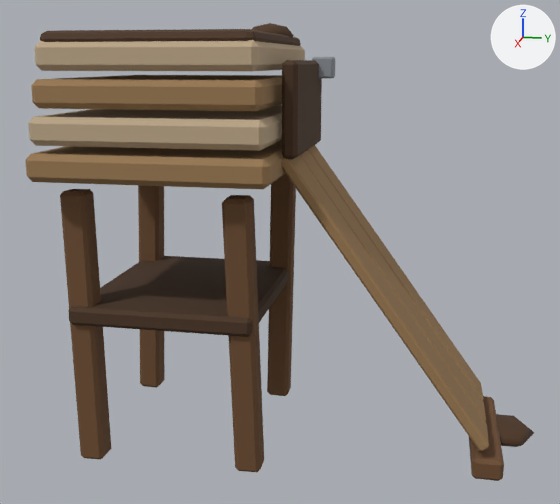
Renders of the FBX model client/CultOfComfort.Unity/Assets/Resources/Art/Models/slurry_chute.fbx from each side of a commit.
Rendered twice from a 50 mm camera at (2.113, 0.688, 1.078) aimed at (0.015, 0.269, 0.553). The lights are fixed; the arrows at upper right show +X, +Y and +Z. The older version comes first. Where no turn or scale is listed for an object, it has been applied to the vertices. Vertices at exactly the same position are counted once.

Names of what the first picture shows: 'Base', 'Gate'.
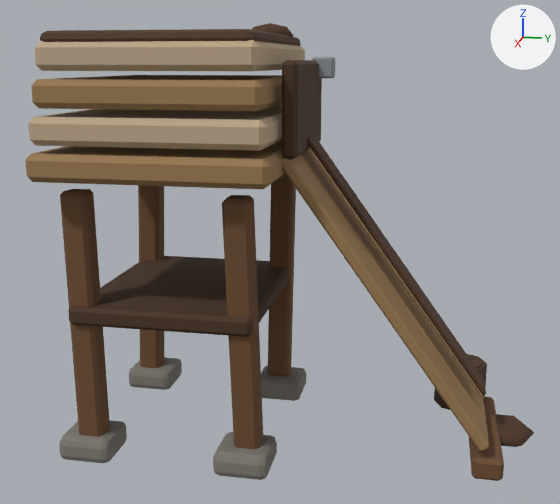
Patch to the scene script:
```diff
--- a/client/CultOfComfort.Unity/Assets/Resources/Art/Models/slurry_chute.fbx.py
+++ b/client/CultOfComfort.Unity/Assets/Resources/Art/Models/slurry_chute.fbx.py
@@ me_base @@
 # used by ob_base; location = (0.0, 0.0, 0.0)
-me_base.from_pydata(...)  # 396 vertices, 428 faces; spans x -0.36..0.36, y -0.31..1.004, z -0.001..1.185
+me_base.from_pydata(...)  # 676 vertices, 690 faces; spans x -0.38..0.36, y -0.31..1.004, z -0.001..1.185
+# me_base part 1: a new loose piece, an 8-sided cylinder along z spanning x -0.38..-0.22, y 0.72..0.88, z 0.0..0.14, in mat_palette (picture img_palette_png)
+# me_base part 2: a new loose piece, an 8-sided cylinder along z spanning x -0.368..-0.232, y 0.732..0.868, z 0.135..0.145, in mat_palette (picture img_palette_png)
+# me_base part 3: a new loose piece of 56 vertices spanning x 0.175..0.325, y 0.145..0.295, z 0.005..0.075, in mat_palette (picture img_palette_png)
+# me_base part 4: a new loose piece of 56 vertices spanning x -0.325..-0.175, y 0.145..0.295, z 0.005..0.075, in mat_palette (picture img_palette_png)
+# me_base part 5: a new loose piece of 56 vertices spanning x 0.175..0.325, y -0.295..-0.145, z 0.005..0.075, in mat_palette (picture img_palette_png)
+# me_base part 6: a new loose piece of 56 vertices spanning x -0.325..-0.175, y -0.295..-0.145, z 0.005..0.075, in mat_palette (picture img_palette_png)
+# me_base part 7: a new loose piece of 24 vertices spanning x -0.05..0.05, y 0.345..0.855, z 0.181..0.879, in mat_palette (picture img_palette_png)
 me_base.materials.append(mat_palette)
```

Pixel boxes [x1, y1, x2, y2] of what changed, in the pictures (560 x 504 px):
part 1 of me_base, added: after [434, 356, 487, 410]
part 2 of me_base, added: after [467, 354, 483, 368]
part 3 of me_base, added: after [213, 432, 277, 480]
part 4 of me_base, added: after [261, 366, 306, 401]
part 5 of me_base, added: after [59, 420, 127, 463]
part 6 of me_base, added: after [129, 357, 182, 390]
part 7 of me_base, added: after [307, 135, 486, 395]
